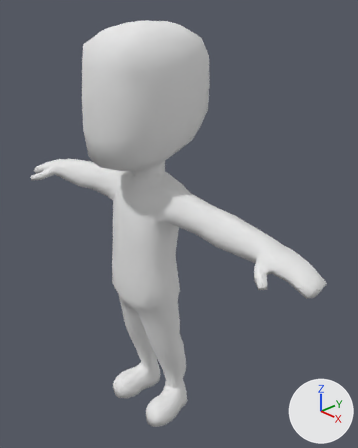
The Blender file kenney/Data/BlendFiles/Animated_Character_1_rig.blend, before and after one commit.
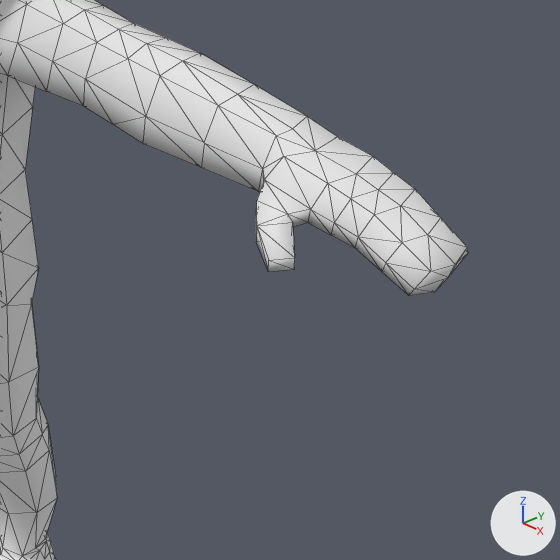
Each version is shown whole from a camera (50 mm lens) standing at (1.594, -1.34, 1.976) and looking at (0.073, 0.124, 1.014), then close up on the part from 47% to 100% of the width and 44% to 87% of the height. Arrows for +X, +Y and +Z are at lower right; the lights stay in place. The close-ups show mesh edges as thin lines.
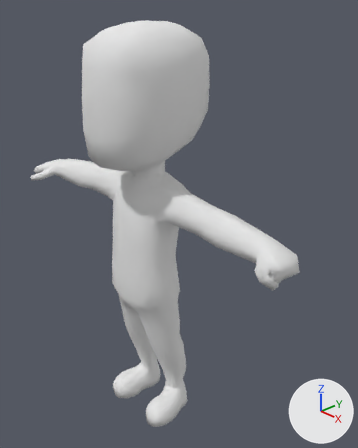
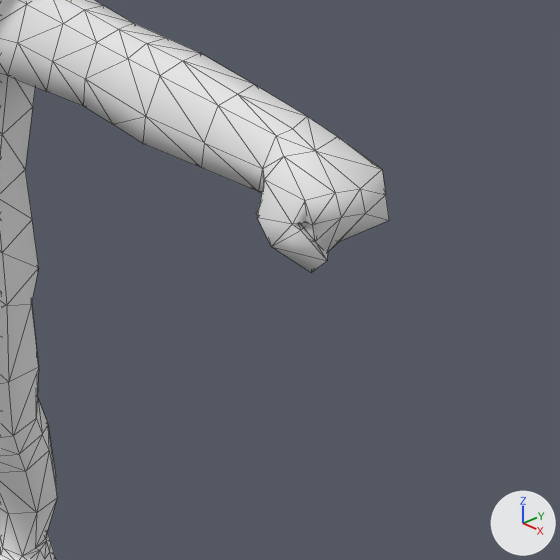
The newer file adds a shape key; the second version is drawn at full value of the shape key 'fist_l' of 'Mesh.001', and the change is written as the vertex moves it makes.

Boxes (x1, y1, x2, y2) around the edits, measured in the close-ups (560 x 560 px; the box of a moved part takes in the faces that stretch with it):
```json
{"object": "Mesh.001", "change": "reshaped", "before": [0, 0, 468, 560], "after": [0, 0, 389, 560]}
{"part": 1, "of": "me_charactermedium", "change": "moved or reshaped", "before": [256, 137, 468, 296], "after": [256, 137, 389, 273]}
```

Scene script edits in JSON lines:
```json
{"block": "me_charactermedium", "where": "# used by ob_mesh_001; location = (0.0, 0.0, 0.0)"}
{"op": "remove", "block": "me_charactermedium", "code": "me_charactermedium.from_pydata(...)  # 804 vertices, 1604 faces; spans x -0.91..0.91, y -0.26..0.27, z 0.0..1.89"}
{"op": "add", "block": "me_charactermedium", "code": "me_charactermedium.from_pydata(...)  # 804 vertices, 1604 faces; spans x -0.91..0.79, y -0.26..0.27, z 0.0..1.89"}
{"block": "me_charactermedium", "change": "me_charactermedium part 1: 52 of 804 vertices moved; they spanned x 0.69..0.91, y -0.17..0.05, z 1.07..1.17 and now span x 0.66..0.79, y -0.12..0.04, z 1.05..1.16; mean shift (-0.07, 0.01, -0.01); largest move (0.91, -0.03, 1.11) -> (0.66, -0.03, 1.07)"}
```
